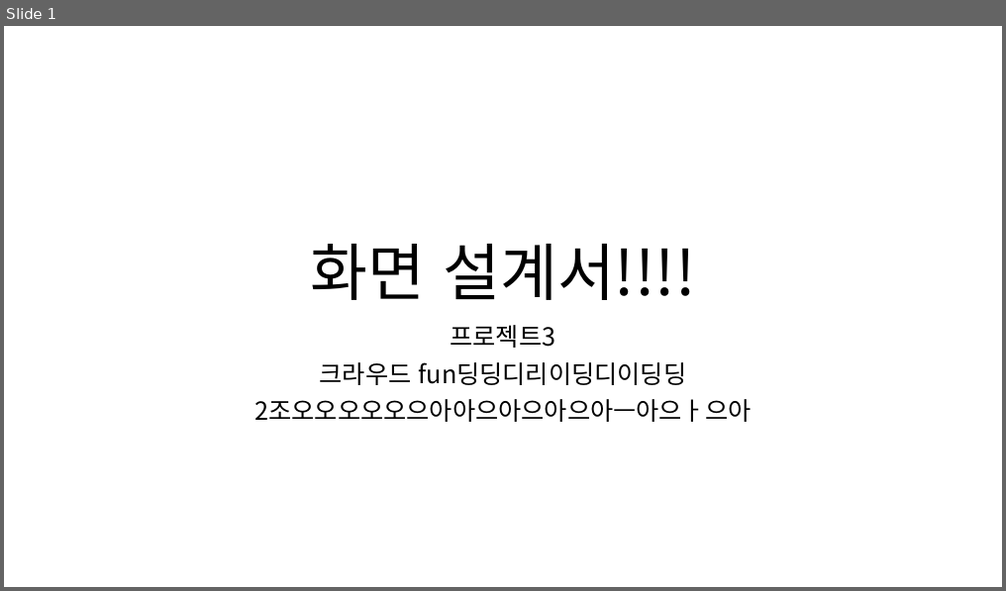
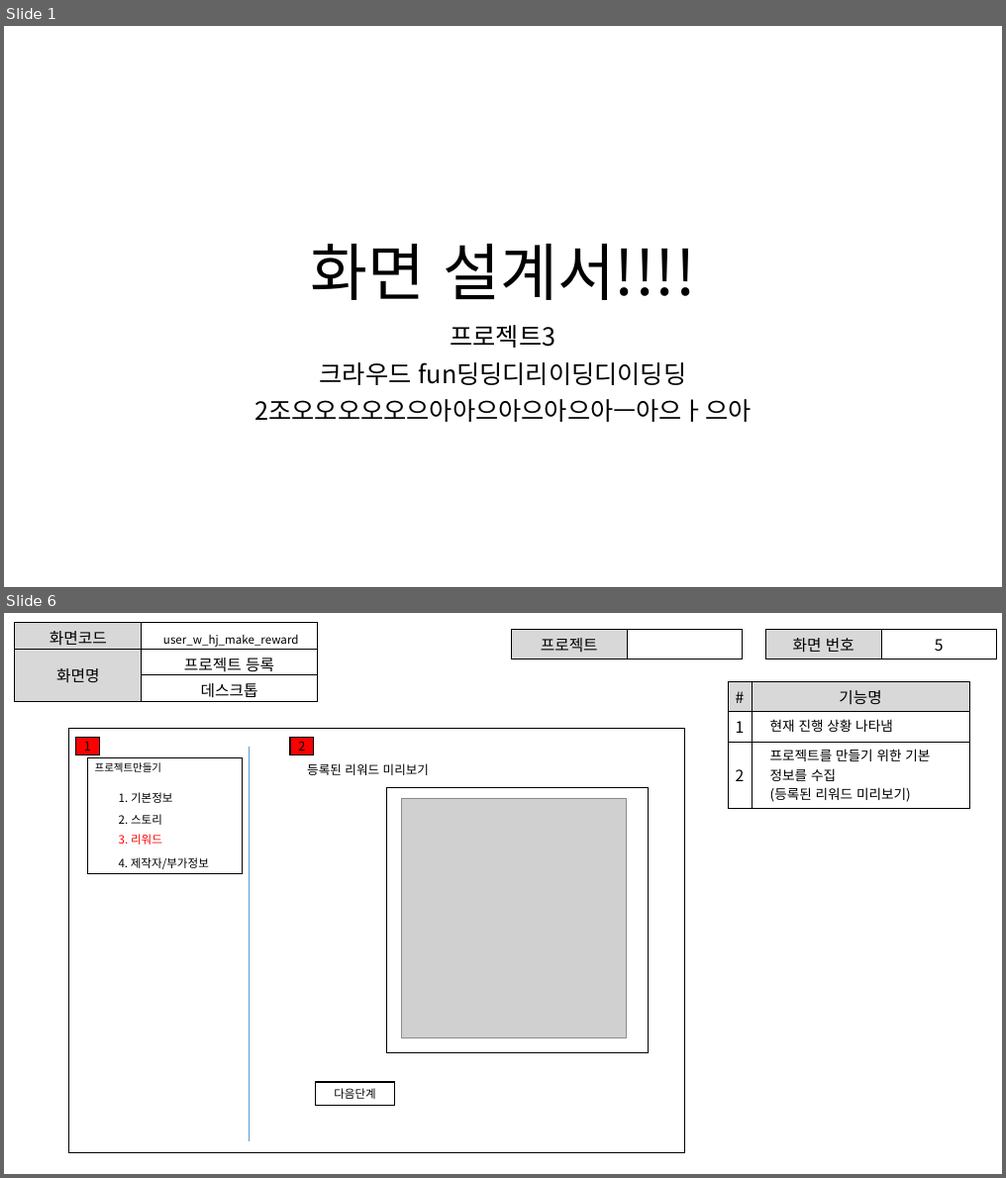
Before and after one commit to ezenteam2/EzenCrowdFunding, a slide deck: project03 화면설계서/project03 - 화면 설계서 - 형준.pptx. Shown one above the other, each under a label of ours: slide 1 before the commit, slides 1 and 6 after it; the slides between them are not shown. The pictures are 1006x591 and 1006x1178 pixels, drawn with LibreOffice and Linux fonts; fonts in the diff are those of the drawing; grey boxes stand for pictures. Boxes give left, top, right and bottom in pixels: in the first picture for what was removed or moved away, otherwise in the second. Text is boxed around its words. In the diff, an @@ line names an element or a change of style, - is before the commit and + after.

Commit message:
화면설계서 통합
\

```diff
--- a/project03 화면설계서/project03 - 화면 설계서 - 형준.pptx
+++ b/project03 화면설계서/project03 - 화면 설계서 - 형준.pptx
@@ slide 6 added at (4, 613, 1002, 1174), background #FFFFFF @@
@@ table added at (15, 623, 317, 702), 3 rows, 2 columns @@
+화면코드 | user_w_hj_make_reward
+화면명 | 프로젝트 등록
+ | 데스크톱
@@ table added at (512, 630, 743, 656), 1 rows, 2 columns @@
+프로젝트 | 
@@ table added at (766, 630, 997, 657), 1 rows, 2 columns @@
+화면 번호 | 5
@@ table added at (728, 682, 969, 806), 3 rows, 2 columns @@
+# | 기능명
+1 | 현재 진행 상황 나타냄
+2 | 프로젝트를 만들기 위한 기본 정보를 수집 / (등록된 리워드 미리보기)
@@ rectangle added at (69, 729, 684, 1154), outline #000000 1 pt @@
@@ rectangle added at (76, 738, 100, 756), fill #FF0000, outline #000000 1 pt, 12 pt, text #000000 @@
+1
@@ rectangle added at (87, 758, 242, 873), outline #000000 1 pt @@
@@ line added from (249, 747) to (249, 1142), #5B9BD5 0.5 pt @@
@@ text added at (95, 762, 161, 772), 10 pt, text #000000 @@
+프로젝트만들기
@@ text added at (119, 792, 173, 803), 11 pt, text #000000 @@
+1. 기본정보
@@ text added at (119, 814, 162, 825), 11 pt, text #000000 @@
+2. 스토리
@@ text added at (119, 834, 162, 845), 11 pt, text #FF0000 @@
+3. 리워드
@@ text added at (119, 858, 209, 869), 11 pt, text #000000 @@
+4. 제작자/부가정보
@@ group added at (290, 738, 648, 1106): 3 rectangles, 1 text, 1 picture @@
+등록된 리워드 미리보기
+2
+다음단계
```
Also in this commit, not shown: 1 slide changed, 49 other slides added, 4 other files.
